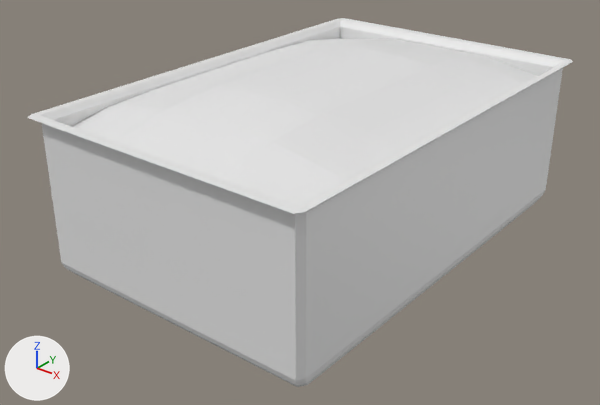
An edit to the FBX model Assets/PREFABS/BandejaLechuga3.fbx, drawn before and after from the same camera.
Before and after are seen from a 50 mm camera at (5.97, -8.0, 5.33) aimed at (-0.1, -0.4, 0.62). Arrows for +X, +Y and +Z are at lower left; the lights stay in place. The picture after the commit comes second. Where no turn or scale is listed for an object, it has been applied to the vertices.

Objects in the first picture: 'bandeja'.
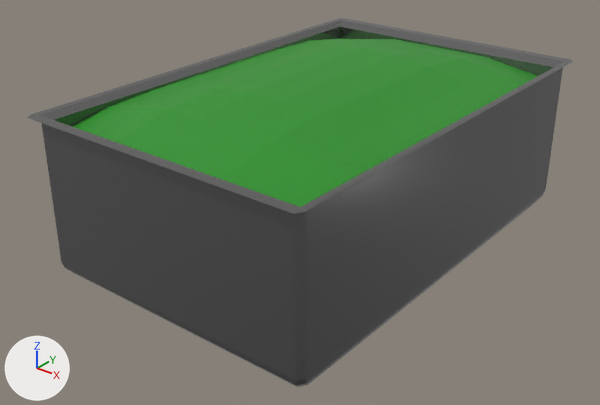
Changed parts and their boxes (x1, y1, x2, y2) in the pictures (600 x 405 px):
part 1 of me_cube, recoloured (white to grey)
    both: (27, 18, 573, 387)
part 2 of me_cube, recoloured (white to green)
    both: (72, 38, 537, 207)

Diff of the bpy script that builds the scene:
```diff
--- a/Assets/PREFABS/BandejaLechuga3.fbx.py
+++ b/Assets/PREFABS/BandejaLechuga3.fbx.py
@@ mat_lechuga @@
+mat_lechuga = principled_material('Lechuga')
+mat_lechuga.base_color = (0.021, 0.289, 0.0172)  # green #289223
@@ mat_material_001 @@
+mat_material_001 = principled_material('Material.001')
+mat_material_001.base_color = (0.225, 0.225, 0.225)  # grey #828282
+mat_material_001.metallic = 0.874
+mat_material_001.roughness = 0.0906
@@ me_cube @@
 me_cube.from_pydata(...)  # 352 vertices, 342 faces; spans x -1.98..1.98, y -3.02..3.02, z 0.0..2.29
 # used by ob_bandeja; location = (0.0, 0.0, 0.0)
+# me_cube part 1: 230 of the faces centred in x -1.94..1.94, y -2.96..2.96, z 0.0..2.12 switch from mat_material (white #e7e7e7) to mat_material_001 (grey #828282)
+# me_cube part 2: 112 of the faces centred in x -1.82..1.82, y -2.37..2.37, z 0.22..2.29 switch from mat_material (white #e7e7e7) to mat_lechuga (green #289223)
```
